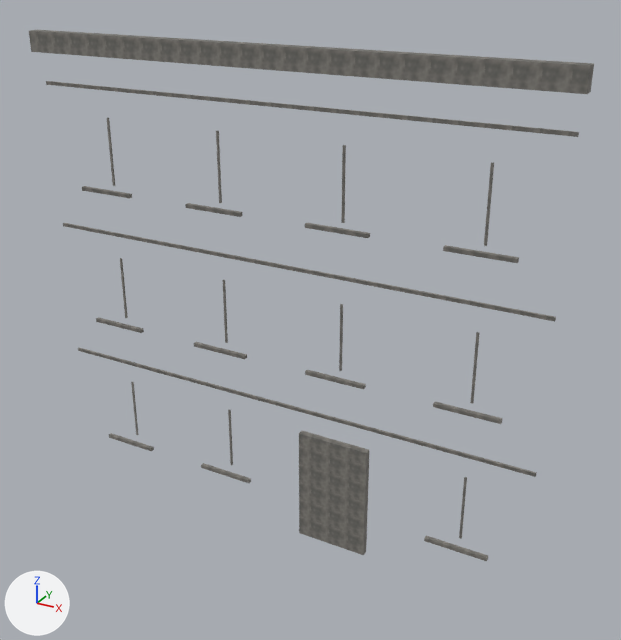
The OBJ model resources/blender/zombie_street/Street_BlockL3_Trim.obj: old version first, new version second.
Before and after are seen from a 50 mm camera at (8.44, -13.88, 11.68) aimed at (0.66, 0.27, 4.6). The axes (+X, +Y, +Z) are drawn at lower left. The lights are the same throughout. The older version comes first. Where no turn or scale is listed for an object, it has been applied to the vertices.

Names of what the first picture shows: 'Street_BlockL3_Trim'.
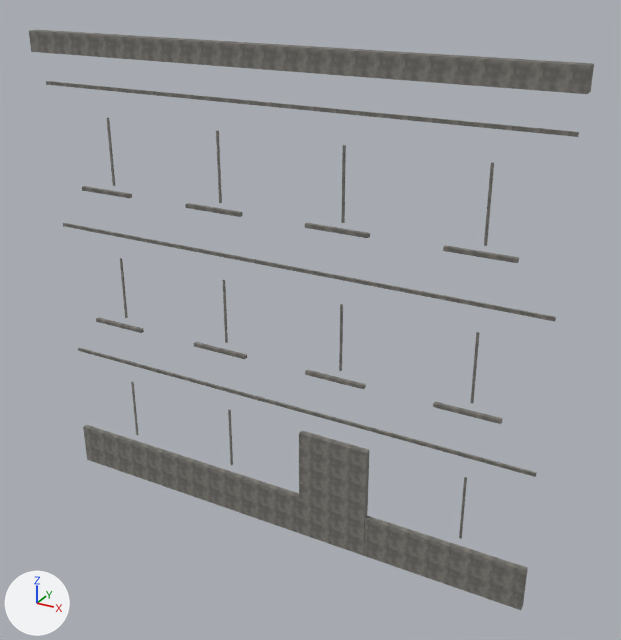
Boxes [x1, y1, x2, y2] around the edits, measured in the pictures (621 x 640 px):
'Street_BlockL3_Trim', reshaped (9% taller): before [29, 30, 594, 561]; after [29, 30, 594, 610]
part 1 of me_street_blockl3_trim, added: after [83, 425, 528, 610]

What changed in the scene script:
```text
Change me_street_blockl3_trim:
    used by ob_street_blockl3_trim; location = (0.0, 0.0, 0.0)
    remove me_street_blockl3_trim.from_pydata(...)  # 216 vertices, 324 faces; spans x -5.7..5.7, y -0.26..0.23, z -0.47..10.0
    add me_street_blockl3_trim.from_pydata(...)  # 224 vertices, 336 faces; spans x -5.7..5.7, y -0.26..0.23, z -0.49..10.0
    me_street_blockl3_trim part 1: a new loose piece, a box spanning x -5.66..5.66, y -0.13..0.0, z -0.49..0.48, in mat_trimstone (picture img_trimstone_png)
```
